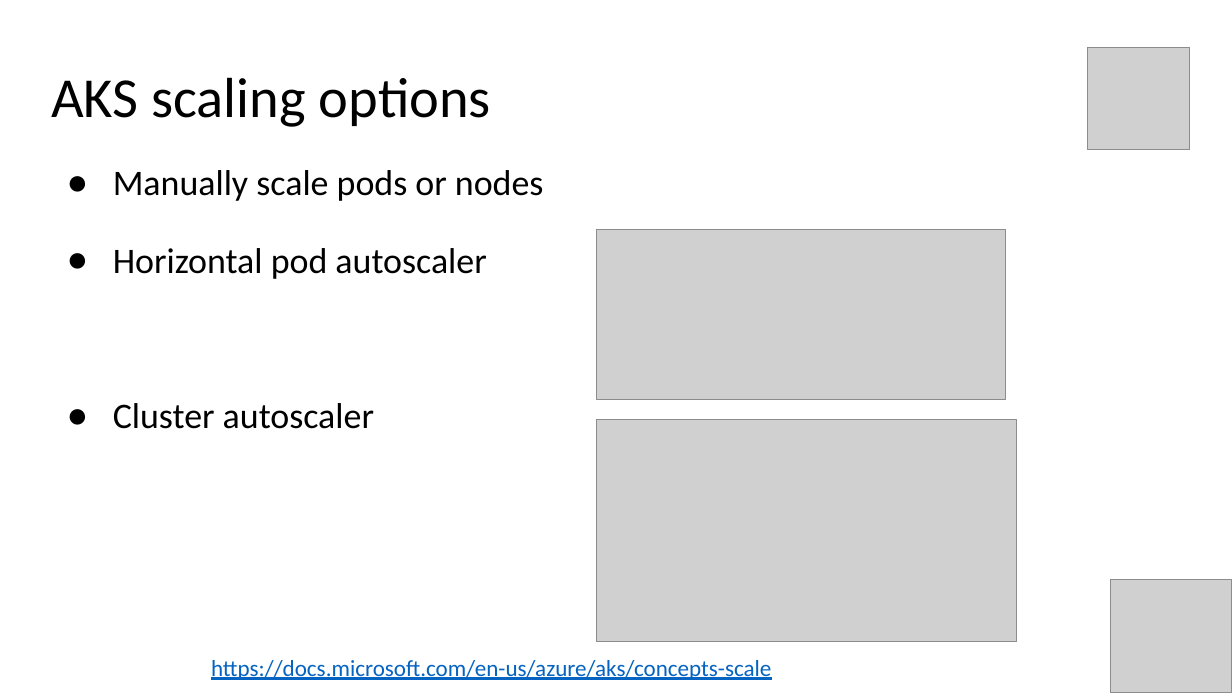
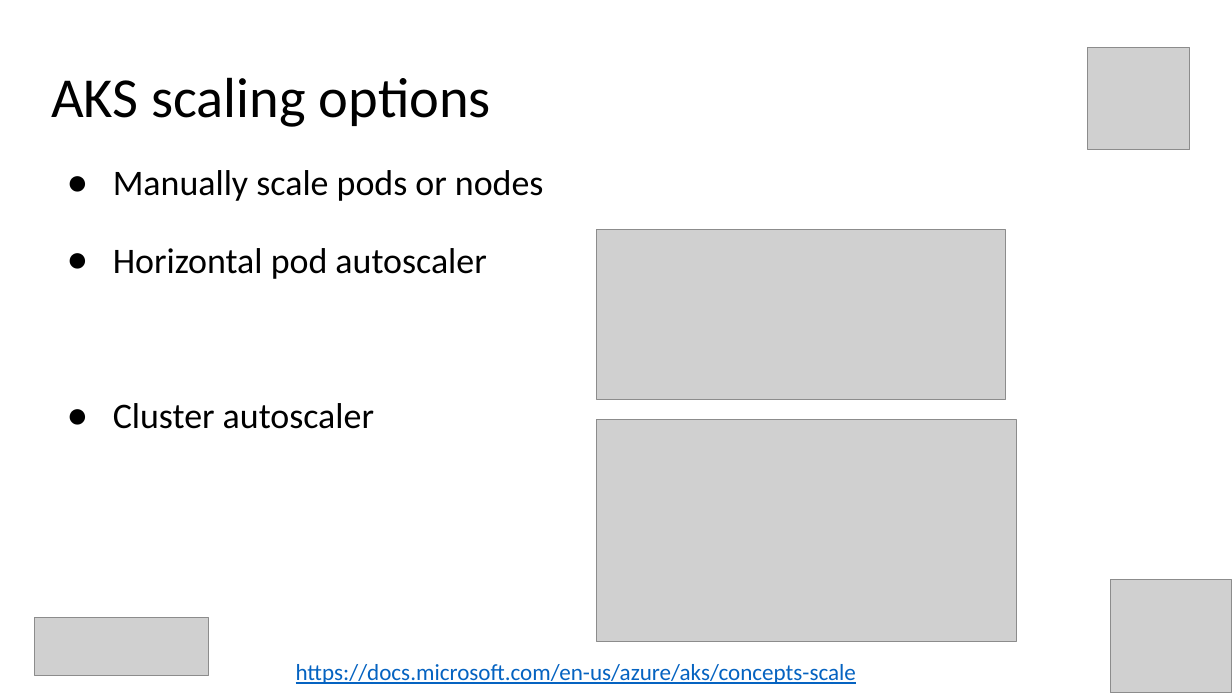
Before and after one commit to evgenyb/aks-workshops, a slide deck: slide 20 of 01-aks-and-k8s-101/slides/Introduction to AKS.pptx (slide 19 before the commit). Drawn at 1232x693 pixels with LibreOffice and Linux fonts; fonts in the diff are those of the drawing; grey boxes stand for pictures. Boxes give left, top, right and bottom in pixels: in the first picture for what was removed or moved away, otherwise in the second. Text is boxed around its words. In the diff, an @@ line names an element or a change of style, - is before the commit and + after.

```diff
--- a/01-aks-and-k8s-101/slides/Introduction to AKS.pptx
+++ b/01-aks-and-k8s-101/slides/Introduction to AKS.pptx
@@ picture added at bbox=[35, 618, 209, 677] @@
@@ text "https://docs.microsoft.com/en-us/azure/aks/concepts-scale": place and size @@
-text "https://docs.microsoft.com/en-us/azure/aks/concepts-scale" at bbox=[211, 660, 771, 680]
+text "https://docs.microsoft.com/en-us/azure/aks/concepts-scale" at bbox=[296, 664, 856, 684]
```
Also in this commit, not shown: 32 other slides changed, 2 slides added, 2 other files.
